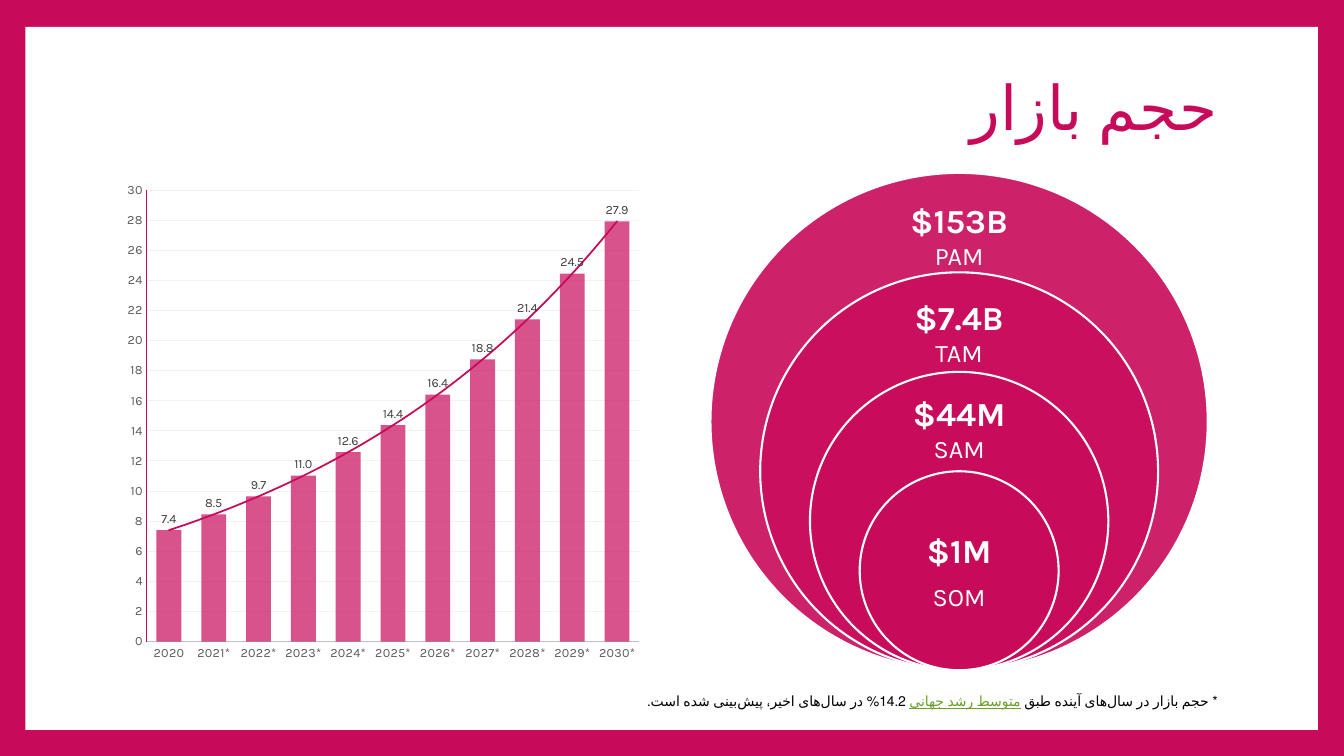
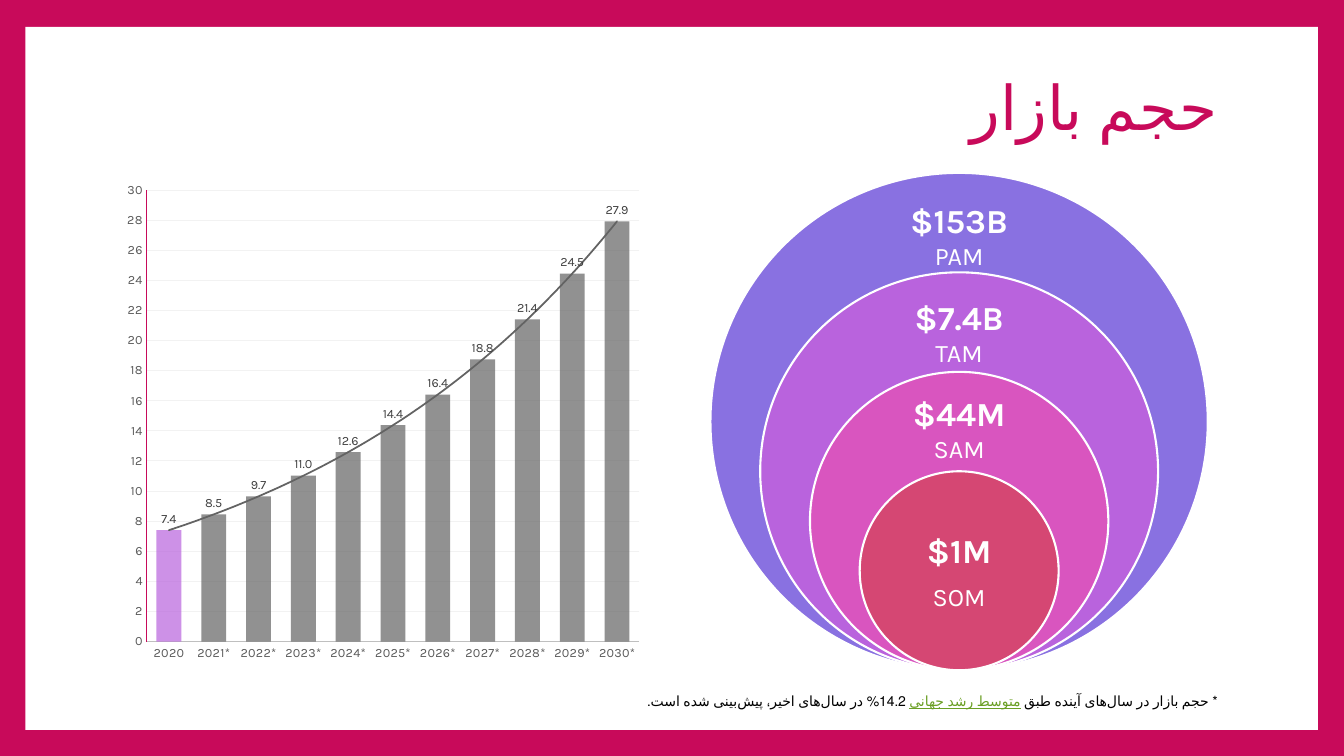
Before and after one commit to ghasemizade/talambar_cdn, a slide deck: slide 5 of business/PitchDeck/JIbres-PitchDeck-v1.pptx. Drawn at 1344x756 pixels with LibreOffice and Linux fonts; fonts in the diff are those of the drawing; background and template pictures are left out. Boxes give left, top, right and bottom in pixels: in the first picture for what was removed or moved away, otherwise in the second. Text is boxed around its words. In the diff, an @@ line names an element or a change of style, - is before the commit and + after.

Commit message:
save

```diff
--- a/business/PitchDeck/JIbres-PitchDeck-v1.pptx
+++ b/business/PitchDeck/JIbres-PitchDeck-v1.pptx
@@ column chart at <box>117,173,650,670</box> @@
@@ colour of Series 1 #C80A5A at 70% opacity to #646464 at 70% opacity @@
@@ colours of single points changed @@
@@ ellipse at <box>711,173,1208,670</box>: fill #C80A5A at 90% opacity to #8971E1 @@
@@ ellipse at <box>760,272,1158,670</box>: fill #C80A5A at 77% opacity to #B963DD @@
@@ ellipse at <box>811,372,1109,670</box>: fill #C80A5A at 63% opacity to #D955BF @@
@@ ellipse at <box>860,472,1059,670</box>: fill #C80A5A at 50% opacity to #D54773 @@
```
Also in this commit, not shown: 1 other slide changed.
